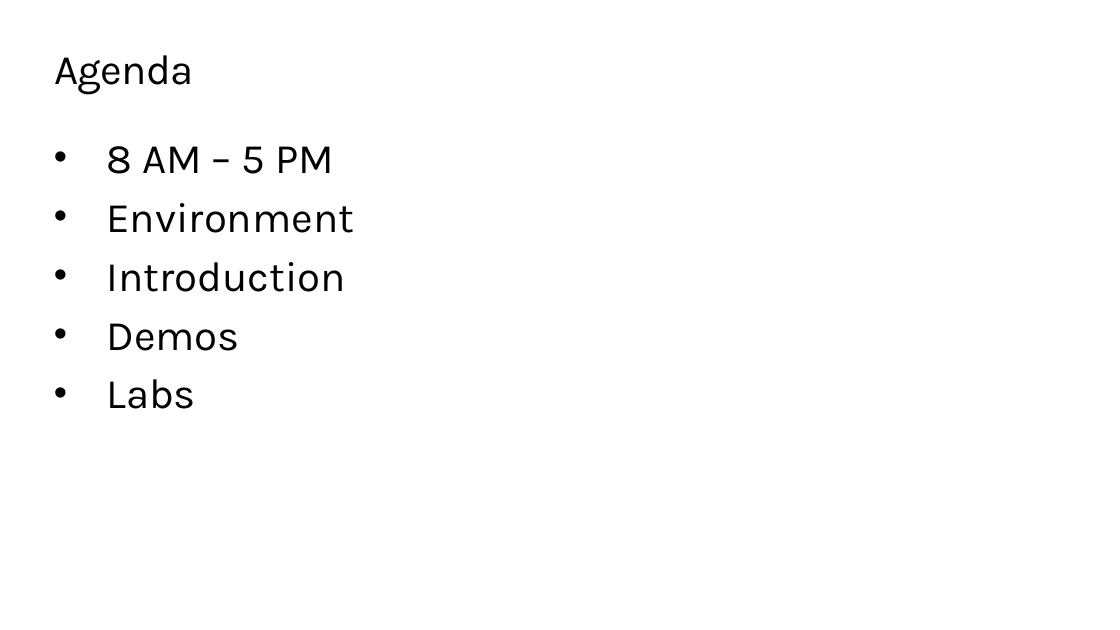
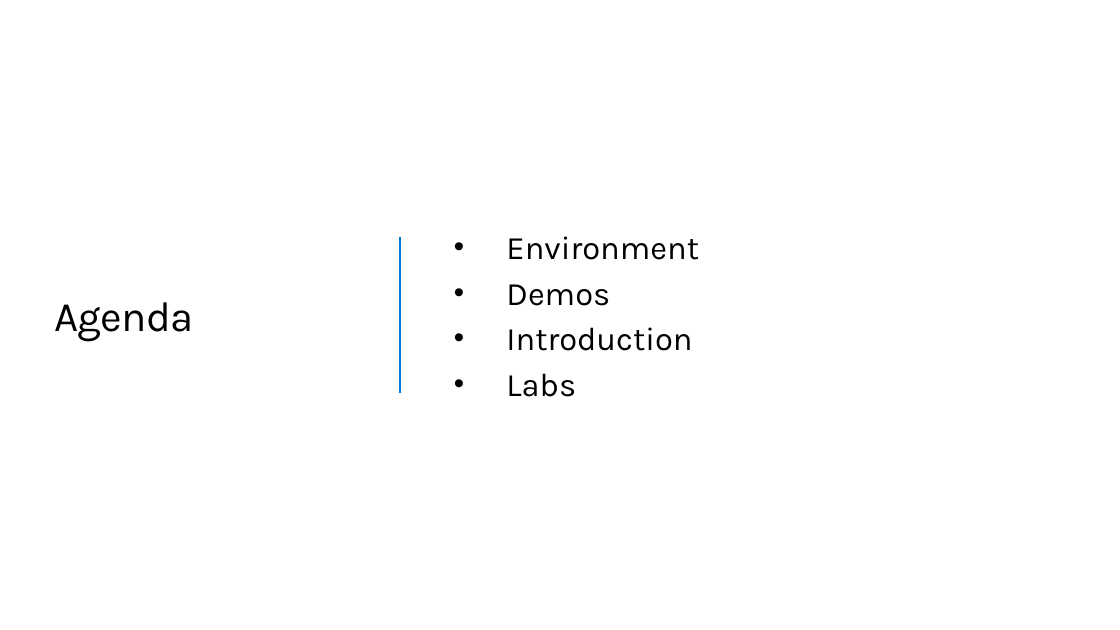
Before and after one commit to QuirkyDataScientist1978/Build-a-knowledge-mining-solution-using-Azure-AI, a slide deck: slide 2 of resources/slides/Opening.pptx. Drawn at 1120x630 pixels with LibreOffice and Linux fonts; fonts in the diff are those of the drawing; background and template pictures are left out. Boxes give left, top, right and bottom in pixels: in the first picture for what was removed or moved away, otherwise in the second. Text is boxed around its words. In the diff, an @@ line names an element or a change of style, - is before the commit and + after.

```diff
--- a/resources/slides/Opening.pptx
+++ b/resources/slides/Opening.pptx
@@ title "Agenda": place and size @@
-title "Agenda" at (54,55,194,95)
+title "Agenda" at (54,302,194,342)
@@ title "Agenda" at (54,302,194,342): vertical alignment top to middle @@
@@ text "Environment" at (506,236,699,397): vertical alignment top to middle @@
@@ text "Environment": place and size @@
-text "Environment" at (106,146,354,409)
+text "Environment" at (506,236,699,397)
@@ text at (106,146,334,174): paragraph removed @@
-• 8 AM – 5 PM
@@ line added from (400, 237) to (400, 393), #0078D4 2.25 pt @@
@@ text at (506,236,699,397): size 36 to 28 pt in "Environment", "Introduction", "Labs"; less space between paragraphs @@
@@ text at (506,284,610,306): paragraph added @@
+• Demos
@@ text at (106,323,240,351): paragraph removed @@
-• Demos
```
Also in this commit, not shown: 14 other slides changed, 3 slides added, 1 slide removed.
